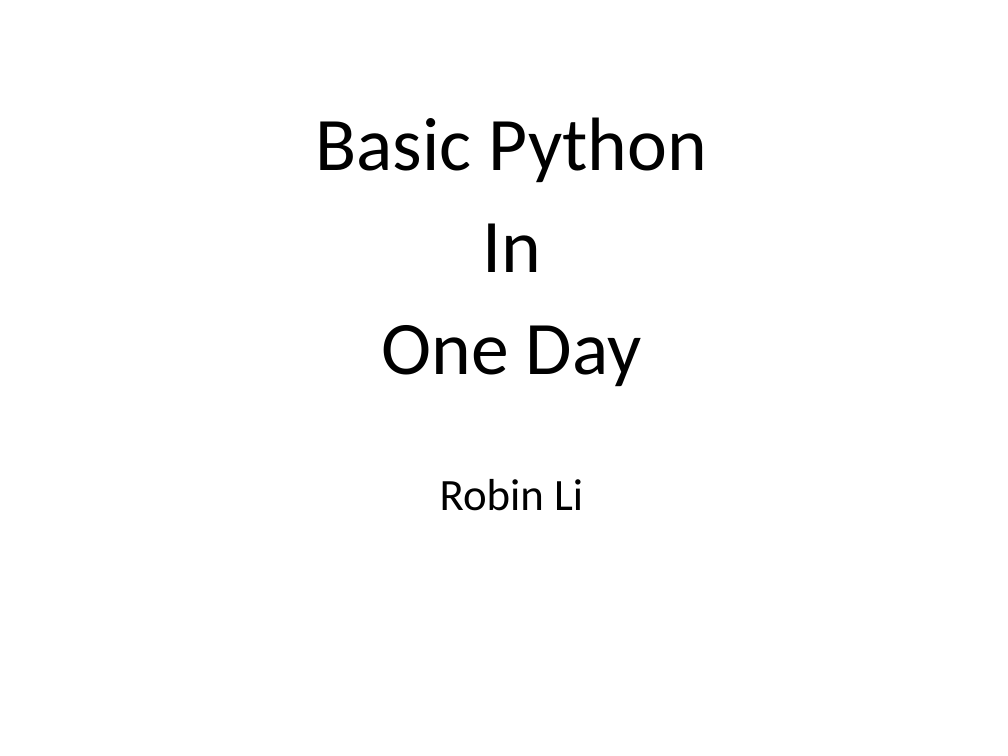
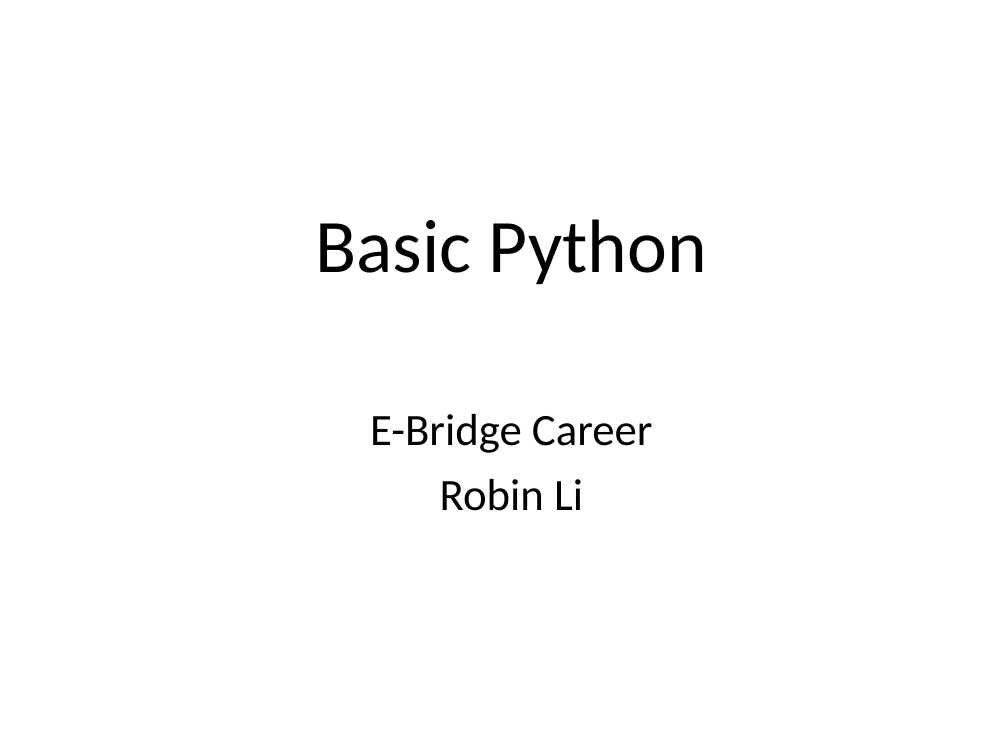
Before and after one commit to robin3795/Data, a slide deck: slide 1 of Python.ppt. Drawn at 1008x756 pixels with LibreOffice and Linux fonts; fonts in the diff are those of the drawing. Boxes give left, top, right and bottom in pixels: in the first picture for what was removed or moved away, otherwise in the second. Text is boxed around its words. In the diff, an @@ line names an element or a change of style, - is before the commit and + after.

```diff
--- a/Python.ppt
+++ b/Python.ppt
@@ text in free at (370,414,653,453): text changed; size 54 to 32 pt @@
-In
-One Day
+E-Bridge Career
```
Also in this commit, not shown: 1 other slide changed, 1 other file.
